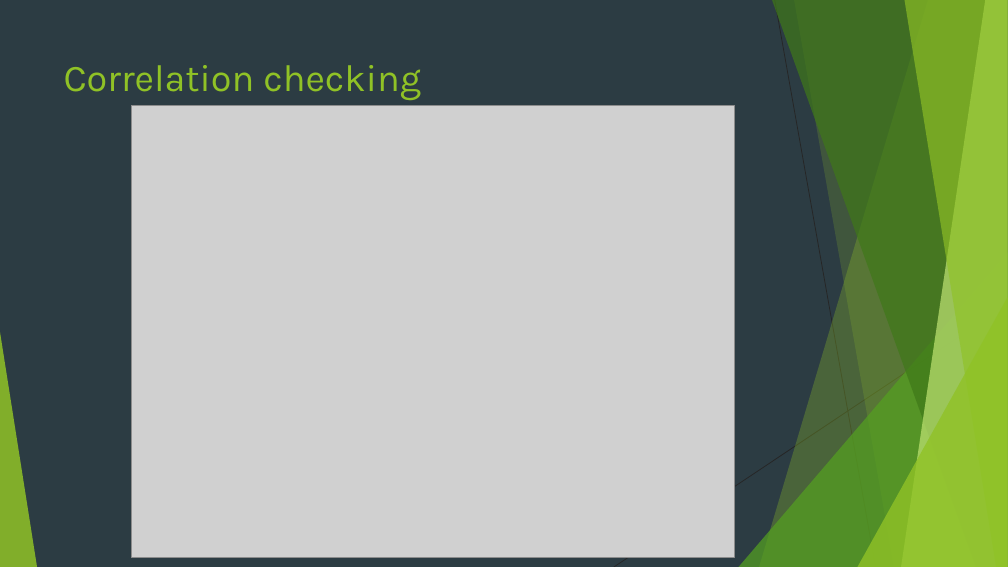
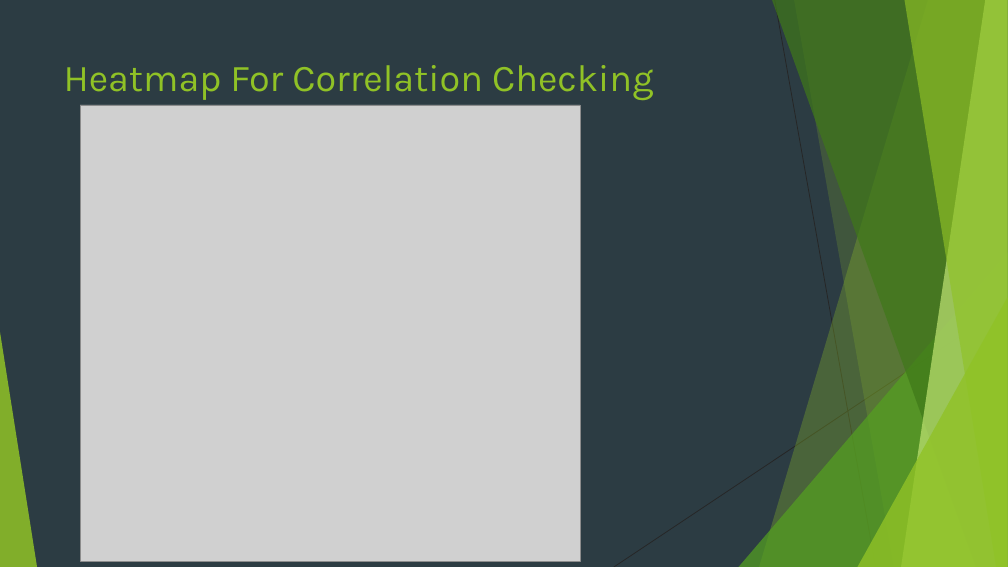
Before and after one commit to breardon7/6101-GroupProjects, a slide deck: slide 16 of 6101 Group Project New Version_Jichong_3.20.pptx. Drawn at 1008x567 pixels with LibreOffice and Linux fonts; fonts in the diff are those of the drawing; grey boxes stand for pictures. Boxes give left, top, right and bottom in pixels: in the first picture for what was removed or moved away, otherwise in the second. Text is boxed around its words. In the diff, an @@ line names an element or a change of style, - is before the commit and + after.

```diff
--- a/6101 Group Project New Version_Jichong_3.20.pptx
+++ b/6101 Group Project New Version_Jichong_3.20.pptx
@@ title at bbox=[64, 65, 654, 100]: text changed @@
-Correlation checking
+Heatmap For Correlation Checking
@@ picture: place and size @@
-picture at bbox=[131, 105, 734, 557]
+picture at bbox=[80, 105, 581, 561]
```
Also in this commit, not shown: 7 other slides changed, 2 other files.
